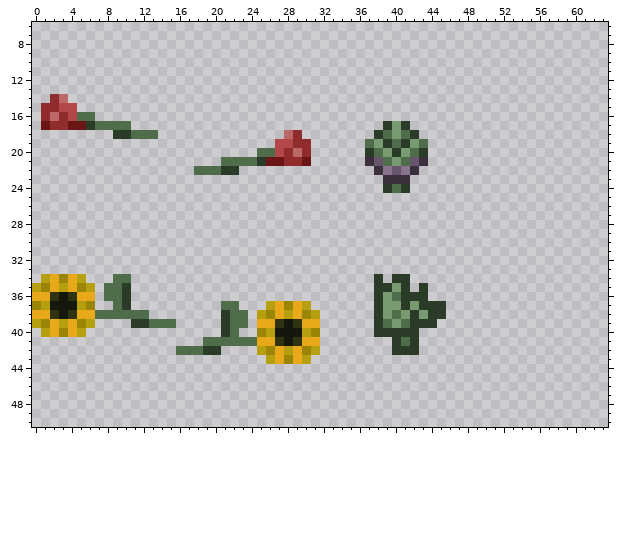
Two versions of one sprite sheet, Lunatic_Nautilus/Graphics/Characters/moarobjectsx2.png. Above, as it was before the edit.
The file is 128x208 pixels, drawn in blocks of 2x2; one block is one cell here. Shown: x 0..63, y 6..50.
New version:
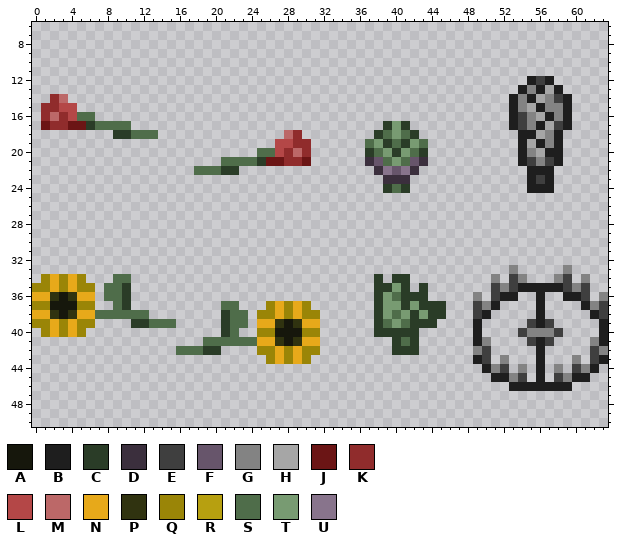
Palette (. is transparent): A #16170c  B #1e1e1e  C #2a3c27  D #3b2f3d  E #3f3f3f  F #67556b  G #838383  H #a6a6a6  J #6b1515  K #902c2c  L #b44747  M #bc6868  N #e7a91a  P #303310  Q #9a8507  R #b7a010  S #4f6d4a  T #789b72  U #88748c
The edit:
@@ x 51..61 @@
 11 ...........
-12 ...........
-13 ...........
-14 ...........
-15 ...........
-16 ...........
-17 ...........
-18 ...........
-19 ...........
-20 ...........
-21 ...........
-22 ...........
-23 ...........
-24 ...........
+12 ....BEB....
+13 ...BGBHB...
+14 ..BGBHGEB..
+15 ..BGHBGGB..
+16 ..BEGHBGB..
+17 ..BEGBHEB..
+18 ...BBHGB...
+19 ...BHBGB...
+20 ...BGHBB...
+21 ...BEGEB...
+22 ....BBB....
+23 ....BEB....
+24 ....BBB....
 25 ...........
@@ x 0..63 @@
 32 ................................................................
-33 ................................................................
-34 .RNQNR...SS...........................C.CC......................
-35 RQNRNQR.SSC...........................CCTC.C....................
-36 NNPAPNN.SSC...........................CTSCCC....................
-37 QRAAARQ..SC..........SS...RNQNR.......CTTCTCCC..................
-38 NNPAPNNSSSSSS........CSS.RQNRNQR......CTSTCTCC..................
-39 RQNRNQR....CCSSS.....CSS.NNPAPNN......CSTSCCC...................
-40 .RNQNR...............CS..QRAAARQ......CCCCC.....................
-41 ...................SSSSSSNNPAPNN........CSC.....................
-42 ................SSSCC....RQNRNQR........CCC.....................
-43 ..........................RNQNR.................................
-44 ................................................................
-45 ................................................................
-46 ................................................................
+33 .....................................................G.....G....
+34 .QNQNQ...SS...........................C.CC.........G.EG...GE.G..
+35 QQNQNQQ.SSC...........................CCTC.C.......EGEBBBBBEGE..
+36 NNPAPNN.SSC...........................CTSCCC.....G.EBB..B..BBE.G
+37 QQAAAQQ..SC..........SS...QNQNQ.......CTTCTCCC...EGB....B....BGE
+38 NNPAPNNSSSSSS........CSS.QQNQNQQ......CTSTCTCC...EB.....B.....BE
+39 QQNQNQQ....CCSSS.....CSS.NNPAPNN......CSTSCCC....B.....EBE.....B
+40 .QNQNQ...............CS..QQAAAQQ......CCCCC......B....EGGGE....B
+41 ...................SSSSSSNNPAPNN........CSC......BG....EBE....GB
+42 ................SSSCC....QQNQNQQ........CCC......GE.....B.....EG
+43 ..........................QNQNQ..................BE.G...B...G.EB
+44 ..................................................BGE.G.B.G.EGB.
+45 ...................................................BBGE.B.EGBB..
+46 .....................................................BBBBBBB....
 47 ................................................................
